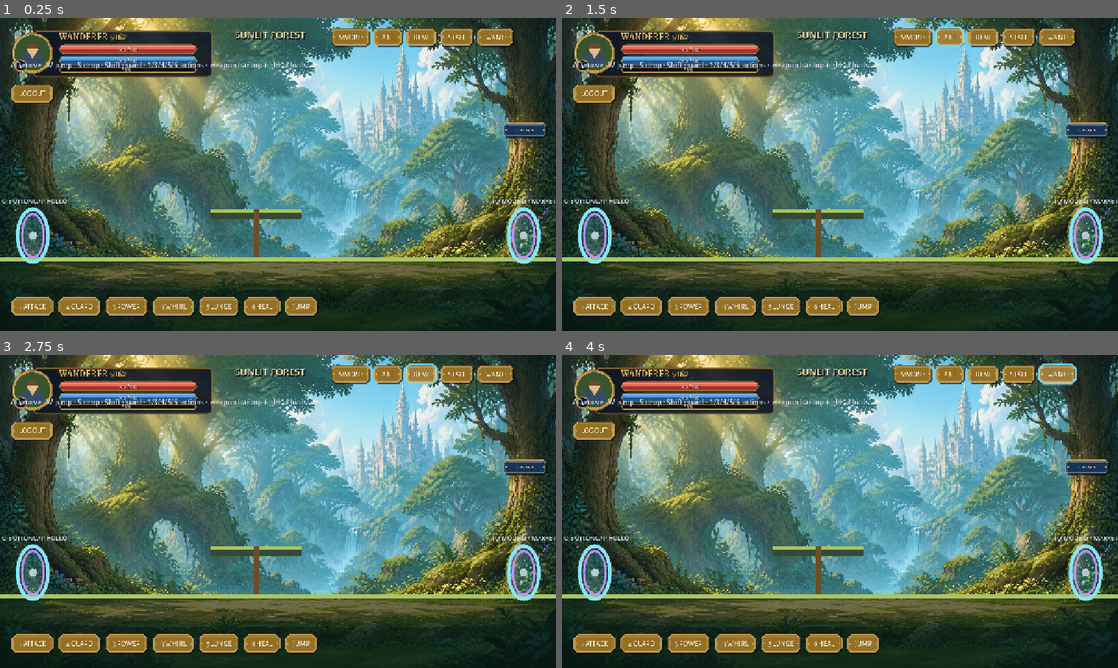
Above: before the commit, frames 1-4 (two rows, left to right).
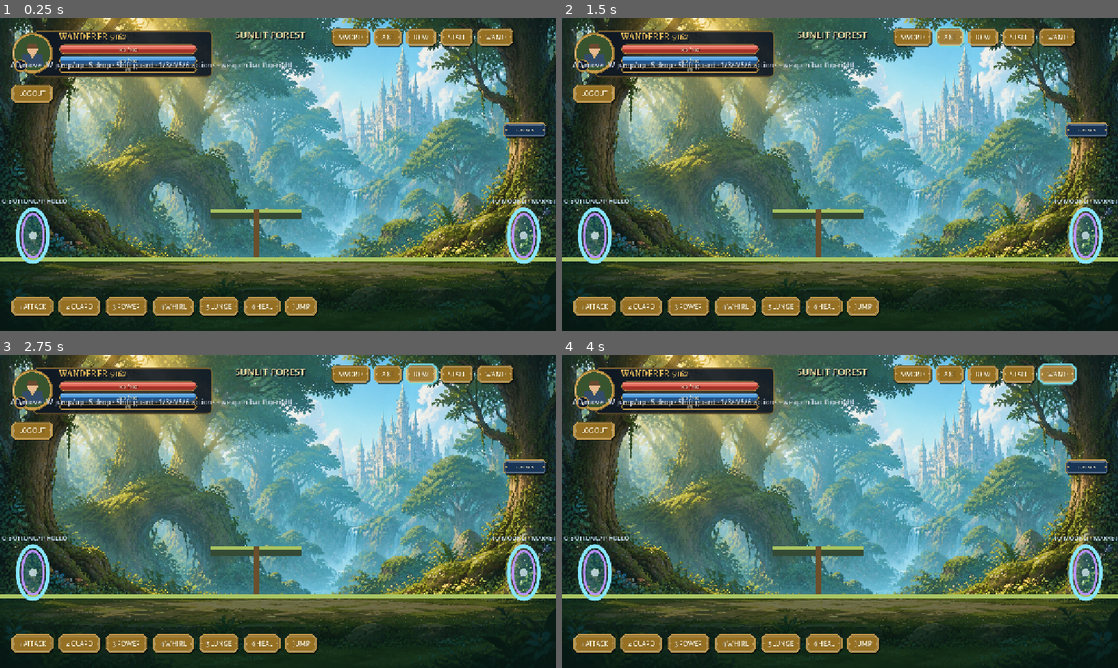
Above: after the commit, the same moments.

Repository: DibranMulder/2D-platform-game
Game: Godot game, scene res://scenes/world.tscn
The game is run twice, just before and just after one commit, with the same random seed, the same clock (stepped at 60 frames per second) and the same inputs. This scene is started directly instead of the project's main scene.
Inputs:
- Up to frame 1 (0.25 s): no input
- Up to frame 2 (1.5 s): click "SWORD" at 0.5 s; click "AXE" at 1.25 s
- Up to frame 3 (2.75 s): click "BOW" at 2 s
- Up to frame 4 (4 s): click "STAFF" at 2.75 s; click "WAND" at 3.5 s

The runs differ from the first frame. In frame 1, 0.4% of the frame differs, in the area x 13-56%, y 14-17%; in frame 2, 0.4%; in frame 3, 0.4%; in frame 4, 0.4%.

Commit message:
Build the Human home town as the starting area
Implement DESIGN-0014's Wendmere Crossroads / King's Keep / Princess's Tower
(15 zones) as a playable, server-authoritative starting area:

game-domain:
- 15 town ZoneIds + slugs; NpcSpawn + ZoneGeometry.npc_spawns; Zone emits
  non-hostile NPC entities in snapshots (EntitySnapshot::Npc)
- Allegiance on HeroDescriptor + required_allegiance on portals; the
  Approach->Gatehouse door is Light-gated (opposing repelled)
- manual town doors (entered by pressing up) so multi-exit hubs like the
  Square and Great Hall are unambiguous; overworld portals stay walk-through
- catalog builds the 15 zones (ground, one-way climbs in Service/Stair,
  doors per the DESIGN-0014 graph, placeholder NPCs, a world road to/from
  the forest); World::join routes Humans to the Village Square

game-protocol v4: WireEntity::Npc.
world-server: per-zone broadcast channels from World::zone_ids(); allegiance
derived from lineage on join; NPC wire mapping.
client: render town interiors + platforms + doorways + NPC placeholders with
name labels and an interact hint; protocol bumped to v4.

Verified: 30 domain/protocol/server tests pass; a Human spawns in the Square,
sees placeholder NPCs, and can walk to a door and enter it; two clients join
the town headless with no errors.

Diff:
--- a/client/scripts/network_client.gd
+++ b/client/scripts/network_client.gd
@@ -14,7 +14,7 @@
 signal zone_changed(zone: String, spawn_x: int, spawn_y: int, facing: int)
 signal intent_rejected(sequence: int, reason: String)
 
-const PROTOCOL_VERSION := 3
+const PROTOCOL_VERSION := 4
 
 var _socket := WebSocketPeer.new()
 var _url := ""
--- /dev/null
+++ b/client/scripts/tutorial_catalog.gd
@@ -0,0 +1,62 @@
+class_name GameTutorialCatalog
+extends RefCounted
+
+const TUTORIAL_DATA_PATH := "res://data/tutorial.json"
+
+var _steps: Dictionary = {}
+var _ordered_steps: Array[Dictionary] = []
+var _starter_kit: Array[Dictionary] = []
+
+
+func _init() -> void:
+    reload()
+
+
+func reload() -> void:
+    _steps.clear()
+    _ordered_steps.clear()
+    _starter_kit.clear()
+
+    var file := FileAccess.open(TUTORIAL_DATA_PATH, FileAccess.READ)
+    if file == null:
+        push_error("Unable to open tutorial catalogue: %s" % TUTORIAL_DATA_PATH)
+        return
+
+    var parsed = JSON.parse_string(file.get_as_text())
+    if not parsed is Dictionary or not parsed.has("steps") or not parsed.has("starter_kit"):
+        push_error("Invalid tutorial catalogue JSON: %s" % TUTORIAL_DATA_PATH)
+        return
+
+    for raw_step in parsed["steps"]:
+        if not raw_step is Dictionary:
+            continue
+        var step_definition := (raw_step as Dictionary).duplicate(true)
+        var step_id := str(step_definition.get("id", ""))
+        if step_id.is_empty():
+            continue
+        _steps[step_id] = step_definition
+        _ordered_steps.append(step_definition)
+
+    for raw_entry in parsed["starter_kit"]:
+        if raw_entry is Dictionary:
+            _starter_kit.append((raw_entry as Dictionary).duplicate(true))
+
+
+func step(step_id: String) -> Dictionary:
+    return (_steps.get(step_id, {}) as Dictionary).duplicate(true)
+
+
+func all_steps() -> Array[Dictionary]:
+    return _ordered_steps.duplicate(true)
+
+
+func starter_kit() -> Array[Dictionary]:
+    return _starter_kit.duplicate(true)
+
+
+func texture_for_step(step_id: String) -> Texture2D:
+    var definition := step(step_id)
+    var image_path := str(definition.get("image_path", ""))
+    if image_path.is_empty() or not ResourceLoader.exists(image_path):
+        return null
+    return load(image_path) as Texture2D
--- /dev/null
+++ b/client/scripts/tutorial_catalog_smoke.gd
@@ -0,0 +1,53 @@
+extends SceneTree
+
+const TutorialCatalogScript := preload("res://scripts/tutorial_catalog.gd")
+const ItemCatalogScript := preload("res://scripts/item_catalog.gd")
+const EXPECTED_STEP_COUNT := 10
+const EXPECTED_STARTER_ITEM_COUNT := 10
+
+
+func _initialize() -> void:
+    var tutorial_catalog := TutorialCatalogScript.new()
+    var item_catalog := ItemCatalogScript.new()
+    var failures: Array[String] = []
+    var steps: Array[Dictionary] = tutorial_catalog.all_steps()
+    var starter_kit: Array[Dictionary] = tutorial_catalog.starter_kit()
+
+    if steps.size() != EXPECTED_STEP_COUNT:
+        failures.append("Expected %s tutorial steps, found %s." % [EXPECTED_STEP_COUNT, steps.size()])
+    if starter_kit.size() != EXPECTED_STARTER_ITEM_COUNT:
+        failures.append(
+            "Expected %s starter items, found %s." % [EXPECTED_STARTER_ITEM_COUNT, starter_kit.size()]
+        )
+
+    var seen_step_ids: Dictionary = {}
+    for step: Dictionary in steps:
+        var step_id := str(step.get("id", ""))
+        if step_id.is_empty() or seen_step_ids.has(step_id):
+            failures.append("Tutorial step IDs must be non-empty and unique: %s." % step_id)
+        seen_step_ids[step_id] = true
+        var image_path := str(step.get("image_path", ""))
+        if not FileAccess.file_exists(image_path):
+            failures.append("Missing tutorial texture for %s: %s." % [step_id, image_path])
+        elif ResourceLoader.exists(image_path) and tutorial_catalog.texture_for_step(step_id) == null:
+            failures.append("Tutorial texture did not load for %s: %s." % [step_id, image_path])
+
+    var seen_item_ids: Dictionary = {}
+    for entry: Dictionary in starter_kit:
+        var item_id := str(entry.get("item_id", ""))
+        if item_id.is_empty() or seen_item_ids.has(item_id):
+            failures.append("Starter item IDs must be non-empty and unique: %s." % item_id)
+        seen_item_ids[item_id] = true
+        if item_catalog.item(item_id).is_empty():
+            failures.append("Starter item is absent from the item catalogue: %s." % item_id)
+        if int(entry.get("quantity", 0)) < 1:
+            failures.append("Starter item quantity must be positive: %s." % item_id)
+
+    if not failures.is_empty():
+        for failure: String in failures:
+            push_error(failure)
+        quit(1)
+        return
+
+    print("Tutorial catalogue smoke test passed: 10 steps, 10 textures, 10 starter items.")
+    quit(0)
--- a/client/scripts/world.gd
+++ b/client/scripts/world.gd
@@ -45,6 +45,42 @@
     Vector3(3300, 430, 100), Vector3(3440, 470, 220),
 ]
 const PARKOUR_GOAL := Vector2(3440, 455)
+
+# Human home town (DESIGN-0014) — client-side mirrors of the server geometry,
+# for drawing only. Platforms as [cx, cy, w]; doors as [cx, cy, label].
+const TOWN_ZONES := [
+    "wendmere_square", "wendmere_market", "wendmere_apothecary", "wendmere_trainers",
+    "wendmere_inn", "wendmere_approach", "kingskeep_gatehouse", "kingskeep_barracks",
+    "kingskeep_service", "kingskeep_great_hall", "kingskeep_kings_room", "kingskeep_treasury",
+    "tower_base", "tower_stair", "tower_solar",
+]
+const TOWN_PLATFORMS := {
+    "kingskeep_service": [Vector3(520, 470, 180), Vector3(820, 400, 180)],
+    "tower_stair": [
+        Vector3(320, 470, 170), Vector3(560, 390, 170), Vector3(800, 310, 170), Vector3(980, 235, 170),
+    ],
+}
+const TOWN_DOORS := {
+    "wendmere_square": [[70, 549, "ROAD"], [180, 549, "APOTHECARY"], [360, 549, "TRAINERS"], [900, 549, "MARKET"], [1150, 549, "APPROACH"]],
+    "wendmere_market": [[90, 549, "SQUARE"]],
+    "wendmere_apothecary": [[90, 549, "SQUARE"]],
+    "wendmere_trainers": [[90, 549, "SQUARE"], [1150, 549, "INN"]],
+    "wendmere_inn": [[90, 549, "TRAINERS"]],
+    "wendmere_approach": [[90, 549, "SQUARE"], [1150, 549, "KEEP · LIGHT"]],
+    "kingskeep_gatehouse": [[90, 549, "APPROACH"], [640, 549, "SERVICE"], [1150, 549, "BARRACKS"]],
+    "kingskeep_barracks": [[90, 549, "GATEHOUSE"], [1150, 549, "GREAT HALL"]],
+    "kingskeep_service": [[90, 549, "GATEHOUSE"]],
+    "kingskeep_great_hall": [[90, 549, "BARRACKS"], [300, 549, "TREASURY"], [520, 549, "TOWER"], [1180, 549, "KING'S ROOM"]],
+    "kingskeep_kings_room": [[90, 549, "GREAT HALL"]],
+    "kingskeep_treasury": [[90, 549, "GREAT HALL"]],
+    "tower_base": [[90, 549, "GREAT HALL"], [1150, 549, "STAIR"]],
+    "tower_stair": [[90, 549, "BASE"], [980, 235, "SOLAR"]],
+    "tower_solar": [[90, 549, "STAIR"]],
+}
+# Interior wash per ring.
+const TOWN_TINT := {
+    "village": Color("2a2620"), "keep": Color("241f2e"), "tower": Color("1c2436"),
+}
 
 var _network: NetworkClient
 var _camera: Camera2D
@@ -304,7 +340,29 @@
             float(data.get("mana", 0)), float(MAX_RESOURCE),
             int(data.get("stamina", 0)), MAX_RESOURCE,
         )
-    _hint_label.text = "AD move · W jump · S drop · Shift guard · 1/3/4/5/6 actions · weapon bar top-right · I hints"
+    var interact := _interact_hint()
+    if interact.is_empty():
+        _hint_label.text = "AD move · W jump/up · S drop · Shift guard · 1/3/4/5/6 actions · weapon bar top-right"
+    else:
+        _hint_label.text = "▲  W / Up:  %s" % interact
+
+
+# In town, report the door or NPC the local hero is standing next to.
+func _interact_hint() -> String:
+    if not (_current_zone in TOWN_ZONES and _entities.has(_local_player_id)):
+        return ""
+    var hero := (_entities[_local_player_id] as Dictionary)["pos"] as Vector2
+    for spec: Array in TOWN_DOORS.get(_current_zone, []):
+        if absf(hero.x - float(spec[0])) <= 44.0 and absf(hero.y - float(spec[1])) <= 80.0:
+            return "enter %s" % str(spec[2])
+    for id: String in _entities:
+        var data := (_entities[id] as Dictionary)["data"] as Dictionary
+        if str(data.get("entity", "")) != "npc":
+            continue
+        var pos := (_entities[id] as Dictionary)["pos"] as Vector2
+        if absf(hero.x - pos.x) <= 48.0:
+            return "talk to %s" % str(data.get("name", "someone"))
+    return ""
 
 
 # --- snapshots ---
@@ -420,6 +478,9 @@
         if sprite != null:
             sprite.queue_free()
     _entities.clear()
+    if zone in TOWN_ZONES:
+        _background.visible = false
+        return
     match zone:
         "moonlit_market":
             _background.texture = MarketTexture
@@ -466,6 +527,10 @@
 # --- map painting (ground, ledges, portals) drawn under the sprites ---
 
 func _draw() -> void:
+    if _current_zone in TOWN_ZONES:
+        _draw_town(_current_zone)
+        _draw_entities()
+        return
     match _current_zone:
         "the_gauntlet":
             draw_rect(Rect2(0, 0, 3600, 720), Color("bfe0e6"), true)
@@ -489,7 +554,12 @@
     for portal: Array in ZONE_PORTALS.get(_current_zone, []):
         _draw_portal(Vector2(portal[0], portal[1]), str(portal[2]))
 
-    # Monster + projectiles are drawn (no dedicated sprite in the prototype).
+    _draw_entities()
+
+
+# Entities without a sprite node (monster, projectiles, NPC placeholders) are
+# painted here; heroes and biters render as their own AnimatedSprite2D children.
+func _draw_entities() -> void:
     for id: String in _entities:
         var entry := _entities[id] as Dictionary
         var data := entry["data"] as Dictionary
@@ -499,6 +569,66 @@
                 _draw_monster(pos, data)
             "projectile":
                 draw_circle(pos + Vector2(0, -34), 6.0, Color("f2d27a"))
+            "npc":
+                _draw_npc(pos, data)
+
+
+func _draw_town(zone: String) -> void:
+    var tint := TOWN_TINT["village"] as Color
+    if zone.begins_with("kingskeep"):
+        tint = TOWN_TINT["keep"]
+    elif zone.begins_with("tower"):
+        tint = TOWN_TINT["tower"]
+    draw_rect(Rect2(0, 0, 1280, 720), tint, true)
+    # Floor.
+    draw_rect(Rect2(0, 550, 1280, 170), tint.lightened(0.06), true)
+    draw_rect(Rect2(0, 550, 1280, 6), Color("c8b27a"), true)
+    for platform: Vector3 in TOWN_PLATFORMS.get(zone, []):
+        _draw_ledge(platform.x, platform.y, platform.z, Color("6a5b45"), Color("9a8560"))
+    for spec: Array in TOWN_DOORS.get(zone, []):
+        _draw_door(float(spec[0]), float(spec[1]), str(spec[2]))
+
+
+func _draw_door(cx: float, cy: float, label: String) -> void:
+    var top := cy - 70.0
+    draw_rect(Rect2(cx - 24, top, 48, 70), Color(0.15, 0.5, 0.65, 0.32), true)
+    draw_rect(Rect2(cx - 24, top, 48, 70), Color("86e5ff"), false, 2.0)
+    # Up-arrow "enter here" cue.
+    draw_colored_polygon(
+        PackedVector2Array([Vector2(cx, top - 16), Vector2(cx - 9, top - 3), Vector2(cx + 9, top - 3)]),
+        Color("b991ff")
+    )
+    var font := ThemeDB.fallback_font
+    if font != null:
+        draw_string(font, Vector2(cx - 70, top - 22), label, HORIZONTAL_ALIGNMENT_CENTER, 140, 12, Color("cbe6ff"))
+
+
+func _draw_npc(pos: Vector2, data: Dictionary) -> void:
+    var role := str(data.get("role", ""))
+    var color := _npc_color(role)
+    draw_rect(Rect2(pos.x - 13, pos.y - 46, 26, 46), color, true)
+    draw_rect(Rect2(pos.x - 13, pos.y - 46, 26, 46), Color(0, 0, 0, 0.5), false, 1.0)
+    draw_circle(pos + Vector2(0, -52), 9.0, Color("f2d0a7"))
+    var font := ThemeDB.fallback_font
+    var label := str(data.get("name", ""))
+    if font != null and not label.is_empty():
+        draw_string(font, pos + Vector2(-70, -66), label, HORIZONTAL_ALIGNMENT_CENTER, 140, 11, Color("f4ecd6"))
+
+
+func _npc_color(role: String) -> Color:
+    if role == "guardian":
+        return Color("b6472f")
+    if role == "sentry" or role == "captain":
+        return Color("6d86b0")
+    if role.begins_with("trainer"):
+        return Color("8a7bb0")
+    if role == "weaponsmith" or role == "armorer" or role == "wandwright":
+        return Color("b58b4c")
+    if role == "apothecary" or role == "provisioner":
+        return Color("5fa06a")
+    if role == "king" or role == "princess":
+        return Color("d9b25a")
+    return Color("9aa0a8")
 
 
 func _draw_ground(fill: Color, edge: Color) -> void:
Not shown, added: client/scripts/tutorial_catalog.gd.uid
Not shown, added: client/scripts/tutorial_catalog_smoke.gd.uid
Not shown, changed: apps/world-server/src/main.rs
Not shown, changed: apps/world-server/src/wire.rs
Not shown, changed: crates/game-domain/src/catalog.rs
Not shown, changed: crates/game-domain/src/entity.rs
Not shown, changed: crates/game-domain/src/geometry.rs
Not shown, changed: crates/game-domain/src/hero.rs
Not shown, changed: crates/game-domain/src/lib.rs
Not shown, changed: crates/game-domain/src/world.rs
Not shown, changed: crates/game-domain/src/zone.rs
Not shown, changed: crates/game-protocol/src/lib.rs
